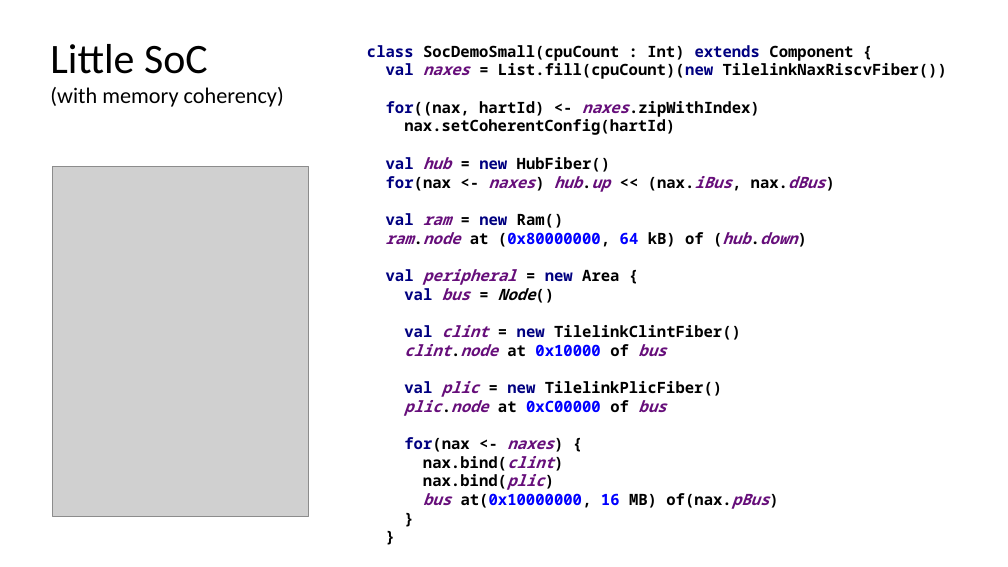
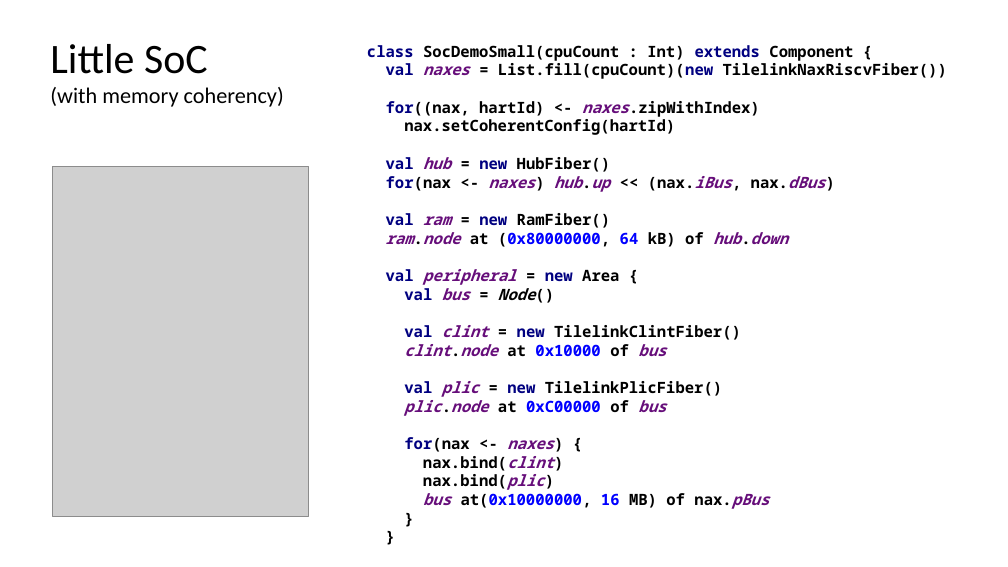
Before and after one commit to SpinalHDL/SpinalDoc, a slide deck: slide 10 of presentation/en/orconf_150923/orconf_150923.odp. Drawn at 1008x567 pixels with LibreOffice and Linux fonts; fonts in the diff are those of the drawing; grey boxes stand for pictures. Boxes give left, top, right and bottom in pixels: in the first picture for what was removed or moved away, otherwise in the second. Text is boxed around its words. In the diff, an @@ line names an element or a change of style, - is before the commit and + after.

```diff
--- a/presentation/en/orconf_150923/orconf_150923.odp
+++ b/presentation/en/orconf_150923/orconf_150923.odp
@@ text at (386,119,825,509): text changed @@
-nax.setCoherentConfig(hartId)
-val hub = new HubFiber()
-for(nax <- naxes) hub.up << (nax.iBus, nax.dBus)
-val ram = new Ram()
-ram.node at (0x80000000, 64 kB) of (hub.down)
-val peripheral = new Area {
-val bus = Node()
-val clint = new TilelinkClintFiber()
-clint.node at 0x10000 of bus
-val plic = new TilelinkPlicFiber()
-plic.node at 0xC00000 of bus
-for(nax <- naxes) {
-nax.bind(clint)
-nax.bind(plic)
-bus at(0x10000000, 16 MB) of(nax.pBus)
-}
-}
-peripheral.bus.setUpConnection(a = StreamPipe.FULL)
-}
+nax.setCoherentConfig(hartId)
+val hub = new HubFiber()
+for(nax <- naxes) hub.up << (nax.iBus, nax.dBus)
+val ram = new RamFiber()
+ram.node at (0x80000000, 64 kB) of hub.down
+val peripheral = new Area {
+val bus = Node()
+val clint = new TilelinkClintFiber()
+clint.node at 0x10000 of bus
+val plic = new TilelinkPlicFiber()
+plic.node at 0xC00000 of bus
+for(nax <- naxes) {
+nax.bind(clint)
+nax.bind(plic)
+bus at(0x10000000, 16 MB) of nax.pBus
+}
+}
+peripheral.bus.setUpConnection(a = StreamPipe.FULL)
+}
```
Also in this commit, not shown: 5 other slides changed, 2 slides added, 2 slides removed, 2 other files.
